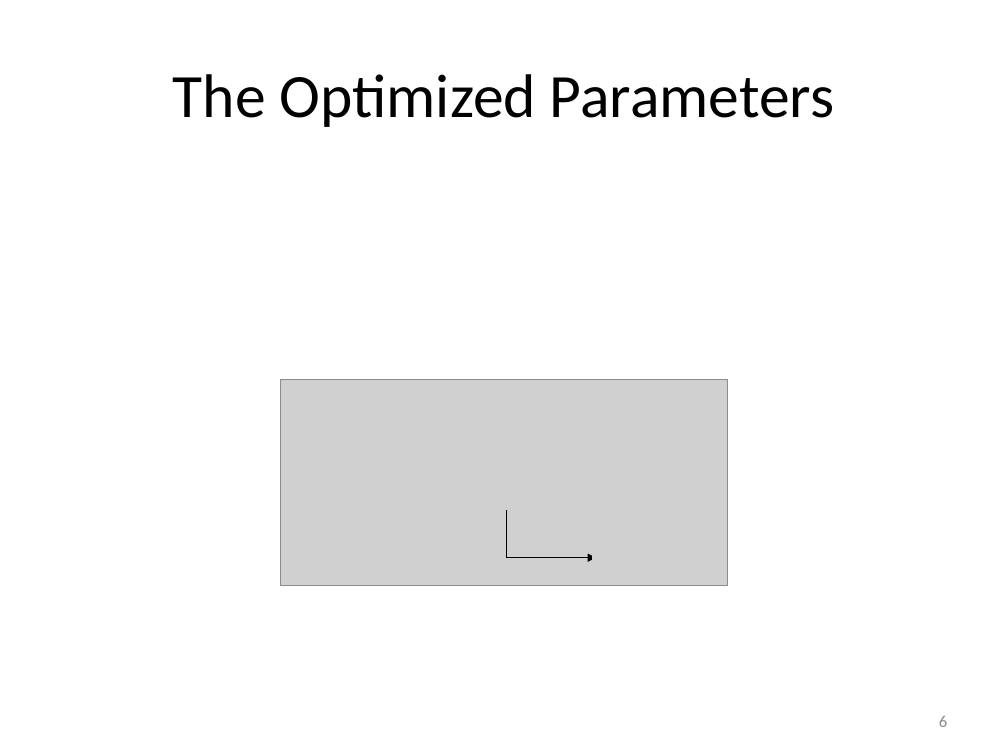
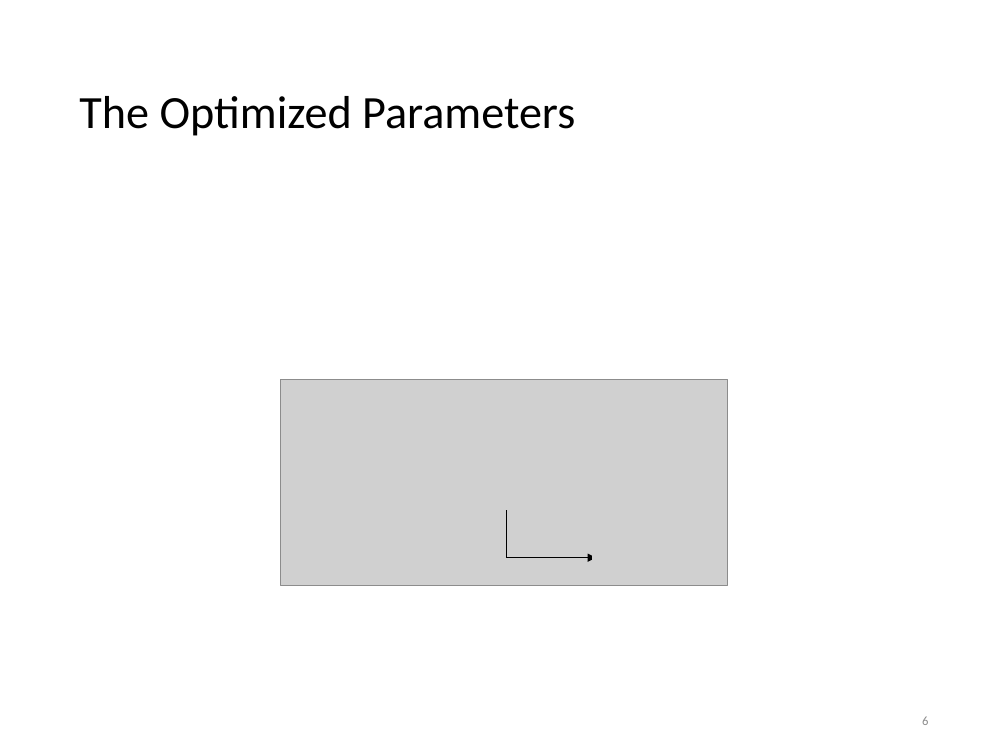
Before and after one commit to auralius/up_temperature_control_device, a slide deck: slide 6 of Activities/Presentations/SOPDT Optimization.pptx. Drawn at 1008x756 pixels with LibreOffice and Linux fonts; fonts in the diff are those of the drawing; grey boxes stand for pictures. Boxes give left, top, right and bottom in pixels: in the first picture for what was removed or moved away, otherwise in the second. Text is boxed around its words. In the diff, an @@ line names an element or a change of style, - is before the commit and + after.

```diff
--- a/Activities/Presentations/SOPDT Optimization.pptx
+++ b/Activities/Presentations/SOPDT Optimization.pptx
@@ title "The Optimized Parameters": place and size @@
-title "The Optimized Parameters" at bbox=[173, 74, 834, 127]
+title "The Optimized Parameters" at bbox=[79, 96, 575, 136]
@@ title "The Optimized Parameters" at bbox=[79, 96, 575, 136]: size 44 to 33 pt; alignment centre to left; line spacing 1 to 0.9 @@
@@ page number: place and size @@
-page number at bbox=[939, 716, 947, 727]
+page number at bbox=[922, 716, 928, 725]
@@ page number at bbox=[922, 716, 928, 725]: size 12 to 9 pt @@
```
Also in this commit, not shown: 10 other slides changed, 1 slide added.
